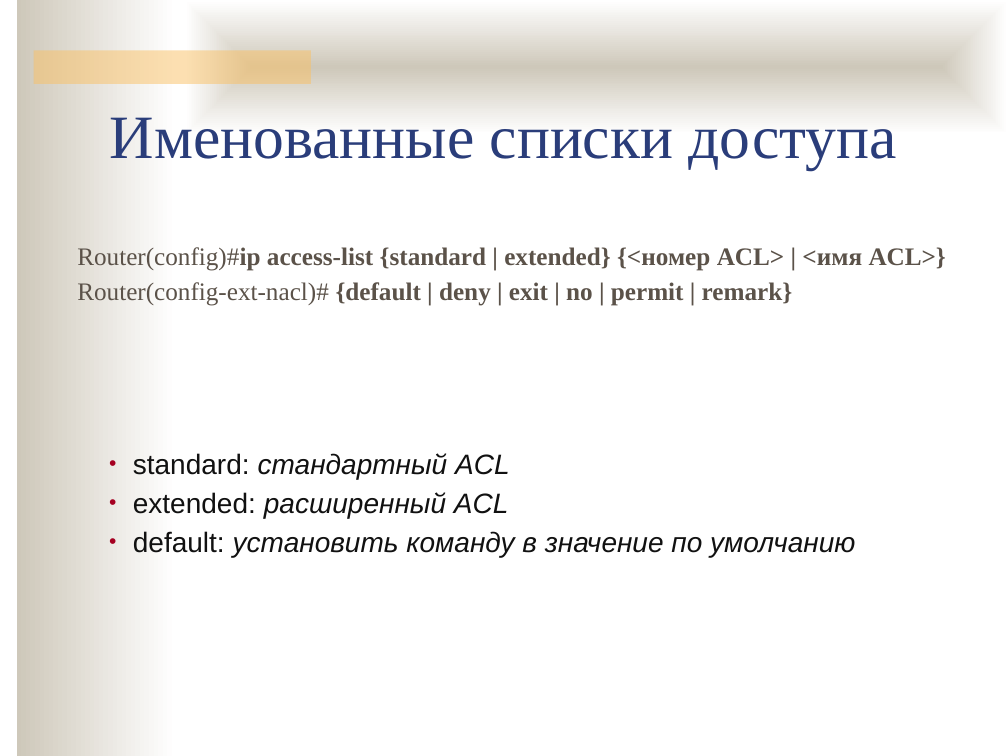
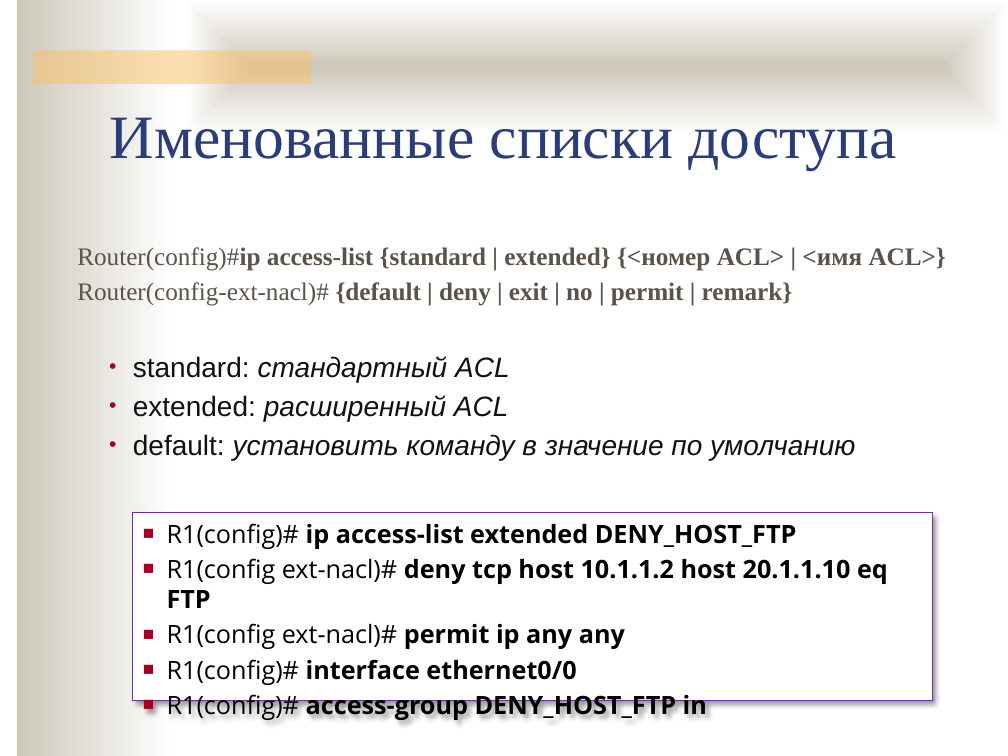
Before and after one commit to ukoloff/nets, a slide deck: slide 9 of lecture/L3+.pptx. Drawn at 1008x756 pixels with LibreOffice and Linux fonts; fonts in the diff are those of the drawing; background and template pictures are left out. Boxes give left, top, right and bottom in pixels: in the first picture for what was removed or moved away, otherwise in the second. Text is boxed around its words. In the diff, an @@ line names an element or a change of style, - is before the commit and + after.

```diff
--- a/lecture/L3+.pptx
+++ b/lecture/L3+.pptx
@@ text "standard: стандартный ACL": place and size @@
-text "standard: стандартный ACL" at bbox=[133, 453, 855, 558]
+text "standard: стандартный ACL" at bbox=[133, 356, 855, 460]
@@ rectangle added at bbox=[133, 513, 932, 701], fill #FFFFFF, outline #7030A0 0.75 pt, 18 pt, text #000000, bold @@
+■ R1(config)# ip access-list extended DENY_HOST_FTP
+■ R1(config ext-nacl)# deny tcp host 10.1.1.2 host 20.1.1.10 eq FTP
+■ R1(config ext-nacl)# permit ip any any
+■ R1(config)# interface ethernet0/0
+■ R1(config)# access-group DENY_HOST_FTP in
```
Also in this commit, not shown: 1 other slide changed, 6 slides added.
